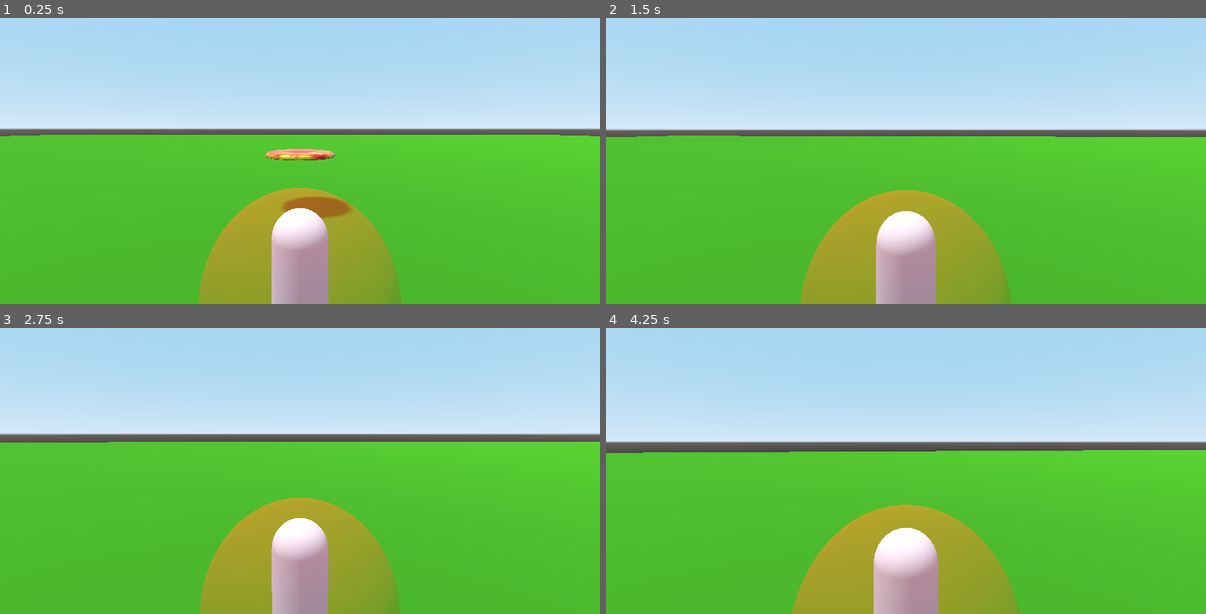
Above: before the commit, frames 1-4 (two rows, left to right).
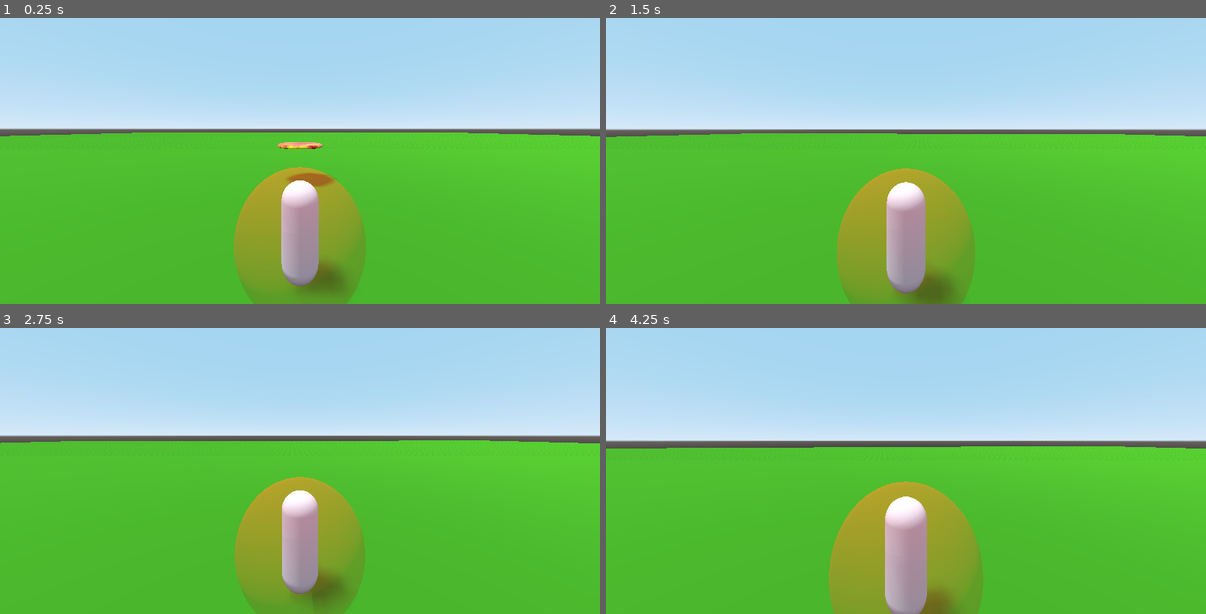
Above: after the commit, the same moments.

Repository: TheZoq2/the-frisbee-in-the-middle
Game: Godot game, scene res://scenes/frisbee_test.tscn
Two runs of this game, one before a commit and one after it. Both use one fixed random seed, a clock stepped at 60 frames per second and the inputs below.
Inputs (mouse positions are in pixels of both pictures, inside the frame that each line leads up to):
- Up to frame 1 (0.25 s): no input
- Up to frame 2 (1.5 s): move the mouse to (936, 126) at 0.52 s; hold Shift (L_Shift) 0.53-1.28 s; hold W (Move_Forward) from 0.53 s (still down); tap Space (Jump) at 0.77 s; tap Enter at 1.25 s; move the mouse to (876, 129) at 1.27 s; tap Mouse wheel down (Scroll_Down) at 1.35 s
- Up to frame 3 (2.75 s): keep holding W (Move_Forward); tap Space (Jump) at 1.52, 2 s; move the mouse to (312, 433) at 2.02 s; hold Mouse wheel up (Scroll_Up) from 2.03 s (still down)
- Up to frame 4 (4.25 s): keep holding W (Move_Forward); tap Enter at 2.75 s; move the mouse to (900, 445) at 2.77 s; release Mouse wheel up (Scroll_Up) at 2.78 s; tap Shift (L_Shift) at 2.85 s; tap Space (Jump) at 3.02, 3.77 s; move the mouse to (948, 442) at 3.52 s; hold Mouse wheel down (Scroll_Down) from 3.53 s (still down)

The runs differ from the first frame. In frame 1, 11% of the frame differs, in the area x 11-89%, y 38-100%; in frame 2, 10%; in frame 3, 11%; in frame 4, 10%.

Commit message:
Increase FOV

Diff:
--- a/scenes/player/cam_controller.tscn
+++ b/scenes/player/cam_controller.tscn
@@ -22,6 +22,7 @@
 environment = ExtResource( 1 )
 doppler_tracking = 1
 current = true
+fov = 94.2
 
 [node name="InteractionRay" type="RayCast" parent="BoomYRot/BoomXRot/BOOM_CAM_SEP/CameraY_Rotator/CameraX_Rotator/Camera"]
 transform = Transform( 1, 0, 0, 0, 0.999999, 0, 0, 0, 0.999999, 0, 0, -5.28405 )
